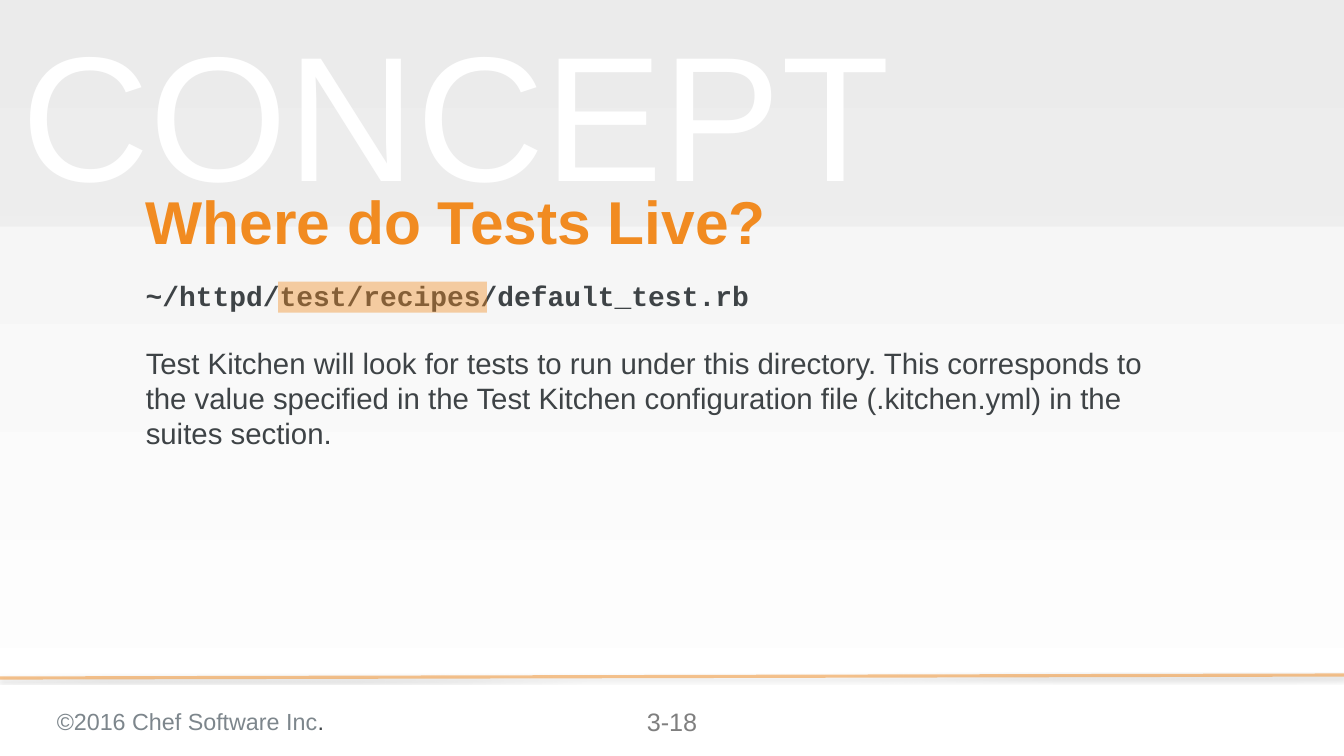
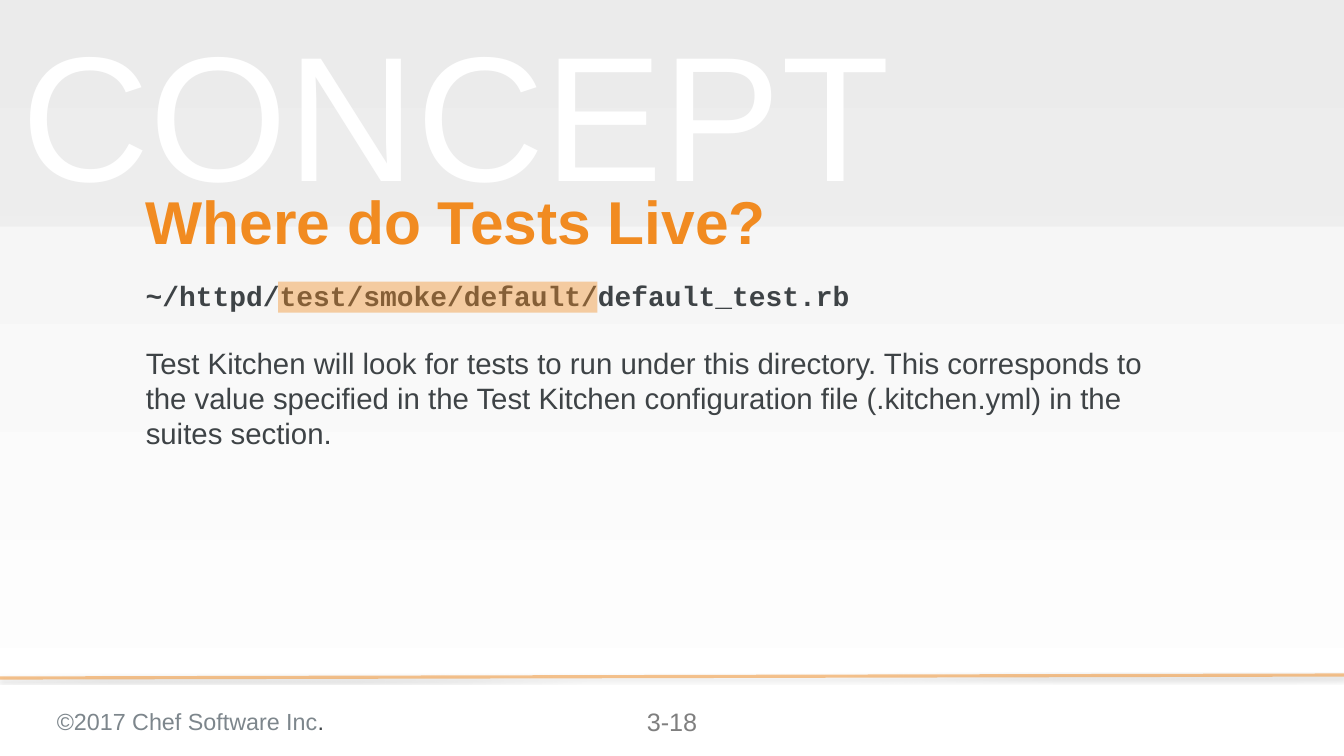
Before and after one commit to chef-training/test_driven_cookbook_development, a slide deck: slide 18 of 03-writing_a_test_first.pptx. Drawn at 1344x756 pixels with LibreOffice and Linux fonts; fonts in the diff are those of the drawing; background and template pictures are left out. Boxes give left, top, right and bottom in pixels: in the first picture for what was removed or moved away, otherwise in the second. Text is boxed around its words. In the diff, an @@ line names an element or a change of style, - is before the commit and + after.

```diff
--- a/03-writing_a_test_first.pptx
+++ b/03-writing_a_test_first.pptx
@@ text at (146,286,850,314): text changed @@
-~/httpd/test/recipes/default_test.rb
+~/httpd/test/smoke/default/default_test.rb
@@ rectangle: place and size @@
-rectangle at (278,282,487,313)
+rectangle at (278,282,597,313)
@@ text at (57,713,324,730): text changed @@
-©2016 Chef Software Inc.
+©2017 Chef Software Inc.
```
Also in this commit, not shown: 57 other slides changed, 15 other files.
